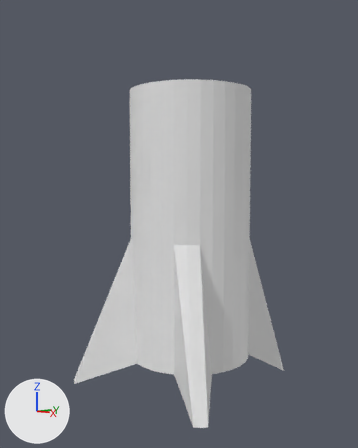
What one commit did to the Blender file en/resources/rocket.blend.
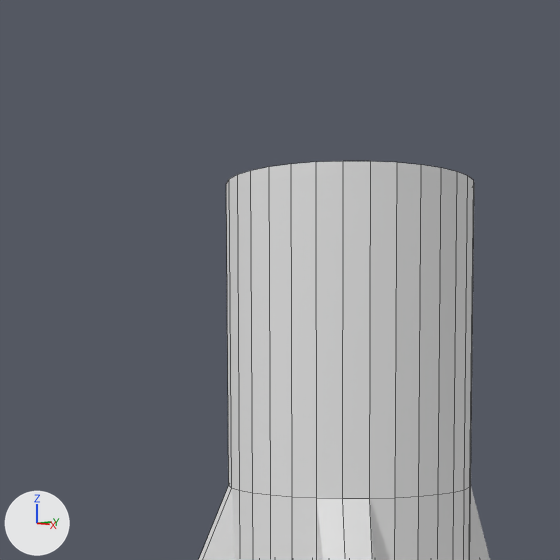
Old and new are each drawn whole from a camera (50 mm lens) standing at (6.19, -5.63, 1.93) and looking at (-0.01, -0.24, 1.25) and again close up on the part from 5% to 82% of the width and 0% to 61% of the height. The lights are fixed; the arrows at lower left show +X, +Y and +Z. The close-ups show mesh edges as thin lines.

Before the edit, the objects in view are built like this:
```python
me_cylinder = bpy.data.meshes.new('Cylinder')
me_cylinder.from_pydata(...)  # 128 vertices, 98 faces; spans x -1.51..1.65, y -1.73..1.51, z -1.41..3.43
ob_cylinder = bpy.data.objects.new('Cylinder', me_cylinder)
ob_cylinder.location = (0.0, 0.0, 0.0)
```
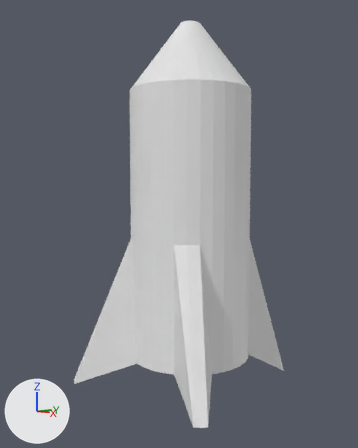
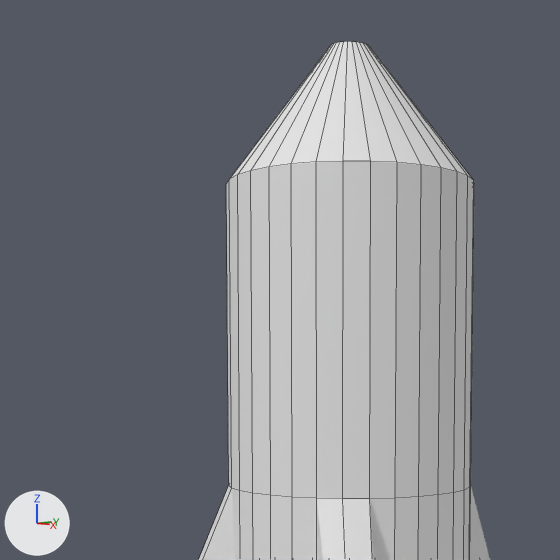
The newer file is also rescaled (x0.445) as a whole; pictures and numbers use the older file's frame.

What differs and where, as boxes (x1, y1, x2, y2) in the close-ups (560 x 560 px):
'Cylinder', reshaped
    before: (199, 161, 490, 560)
    after: (199, 41, 490, 560)
part 1 of me_cylinder, built on
    after: (231, 41, 473, 180)

Edits to the bpy script that builds the scene:
```text
Change me_cylinder:
    used by ob_cylinder; location = (0.0, 0.0, 0.0)
    remove me_cylinder.from_pydata(...)  # 128 vertices, 98 faces; spans x -1.51..1.65, y -1.73..1.51, z -1.41..3.43
    add me_cylinder.from_pydata(...)  # 160 vertices, 130 faces; spans x -1.51..1.65, y -1.73..1.51, z -1.41..4.52
    me_cylinder part 1
    1 face is deleted
    32 vertices are added at x -0.15..0.15, y -0.17..0.17, z 4.52
    33 new faces join them
```
